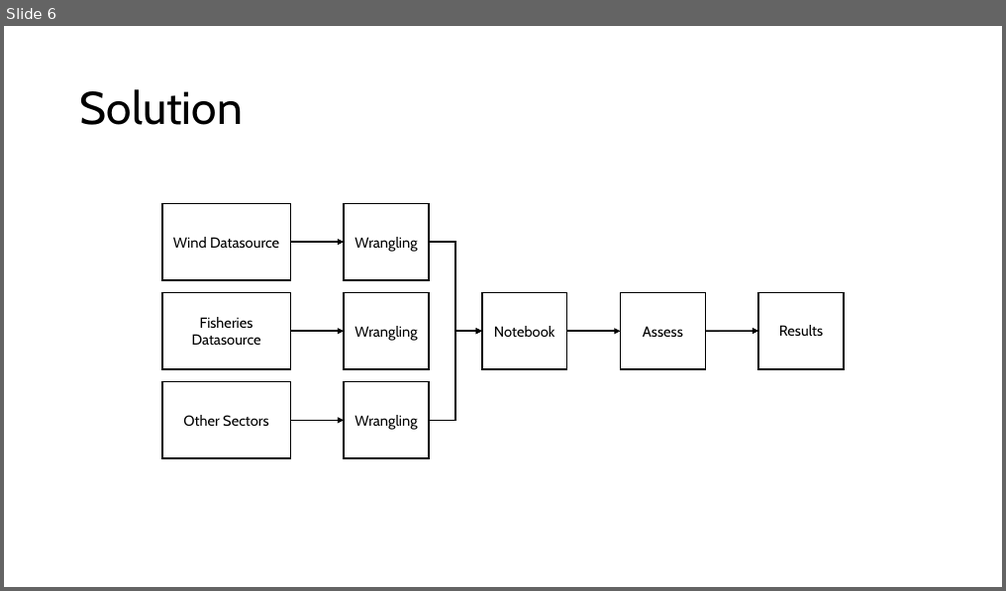
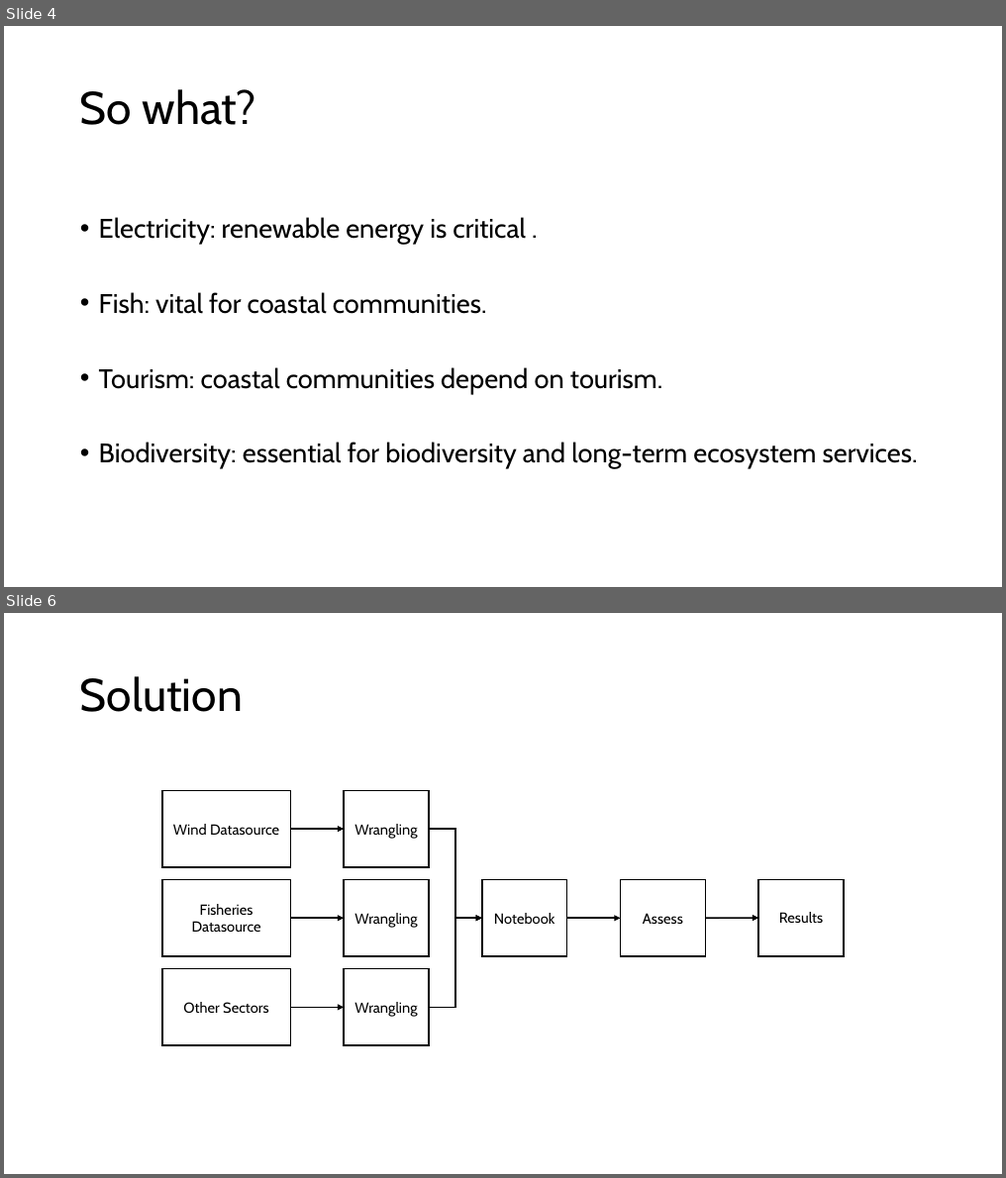
Before and after one commit to Duc1e/Wind-Turbine-Project-GEOG563, a slide deck: Documents/May Presentation.pptx. Shown one above the other, each under a label of ours: slide 6 before the commit, slides 4 and 6 after it; the slides between them are not shown. The pictures are 1006x591 and 1006x1178 pixels, drawn with LibreOffice and Linux fonts; fonts in the diff are those of the drawing. Boxes give left, top, right and bottom in pixels: in the first picture for what was removed or moved away, otherwise in the second. Text is boxed around its words. In the diff, an @@ line names an element or a change of style, - is before the commit and + after.

```diff
--- a/Documents/May Presentation.pptx
+++ b/Documents/May Presentation.pptx
@@ slide 4 added at box(4, 26, 1002, 587), background #FFFFFF @@
@@ title added at box(80, 89, 256, 125), 44 pt, text #000000 @@
+So what?
@@ text added at box(99, 217, 918, 470), 25.9 pt, text #000000 @@
+• Electricity: renewable energy is critical .
+• Fish: vital for coastal communities.
+• Tourism: coastal communities depend on tourism.
+• Biodiversity: essential for biodiversity and long-term ecosystem services.
```
Also in this commit, not shown: 2 slides changed, 3 other slides added, 4 slides removed.
